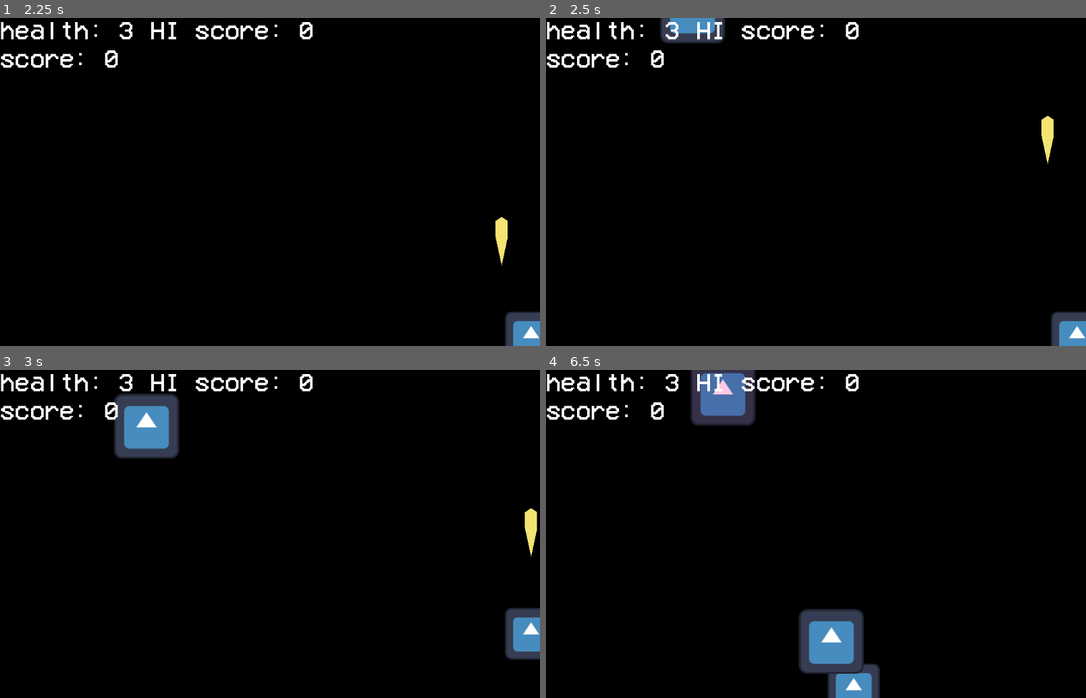
Above: before the commit, frames 1-4 (two rows, left to right).
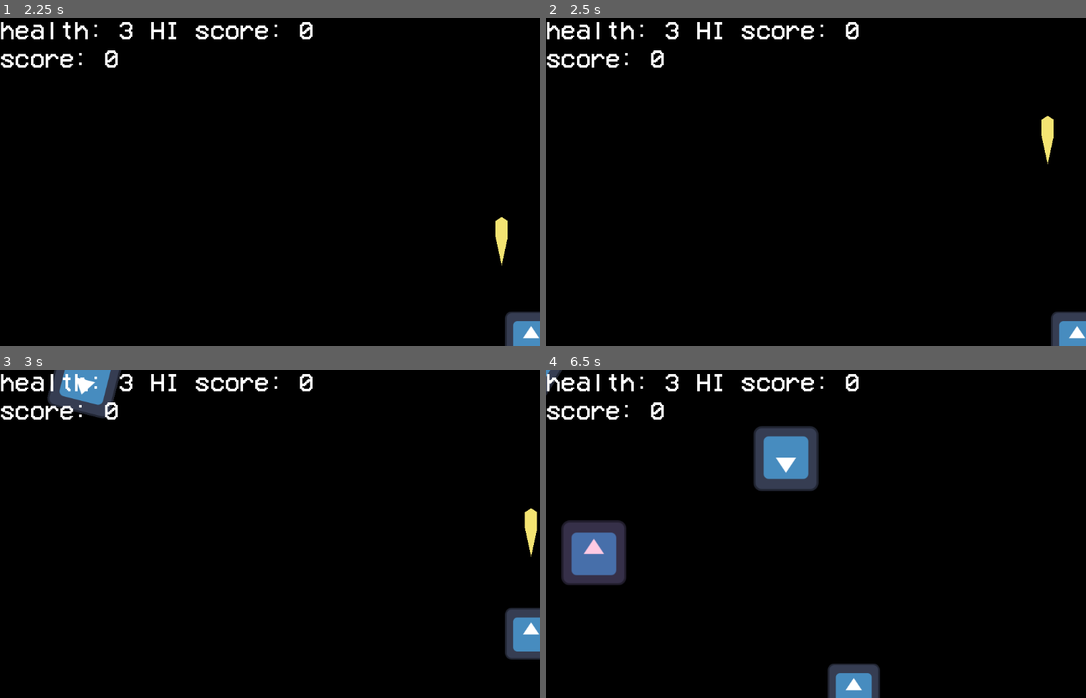
Above: after the commit, the same moments.

Repository: justinsly/shape-space
Game: Godot game, scene res://scenes/screens/titlescreen.tscn
The game is run twice, just before and just after one commit, with the same random seed, the same clock (stepped at 60 frames per second) and the same inputs. The engine's default icon, where the game draws it, is replaced by a stand-in: a white triangle on a blue panel in a dark square.
Inputs:
- Up to frame 1 (2.25 s): tap Enter at 0.5 s; hold Right (move_right) 0.53-1.28 s; hold Space (shoot) 0.53-1.28 s; hold Down (move_down) 1.28-2.03 s; tap Space (shoot) at 1.35 s; hold Right (move_right) from 2.03 s (still down); hold Space (shoot) from 2.03 s (still down)
- Up to frame 2 (2.5 s): keep holding Right (move_right); keep holding Space (shoot)
- Up to frame 3 (3 s): release Right (move_right) at 2.78 s; release Space (shoot) at 2.78 s; hold Up (move_up) from 2.78 s (still down); tap Space (shoot) at 2.85 s
- Up to frame 4 (6.5 s): release Up (move_up) at 3.53 s; hold Space (shoot) 3.53-4.28 s; hold Left (move_left) 3.53-5.03 s; tap Space (shoot) at 4.35, 5.85 s; hold Down (move_down) 5.03-5.78 s; hold Space (shoot) 5.03-5.78 s; hold Right (move_right) from 5.78 s (still down)

Frame 1 is identical in both runs. In frame 2, 0.8% of the frame differs, in the area x 21-34%, y 0-8%; in frame 3, 3.8%; in frame 4, 8.9%, in the area x 0-59%, y 0-93%.

Commit message:
adds a new spinning enemy type

Diff:
--- a/project.godot
+++ b/project.godot
@@ -96,6 +96,8 @@
 2d_physics/layer_2="player"
 2d_physics/layer_3="enemy"
 2d_physics/layer_4="wall border"
+2d_physics/layer_5="items"
+2d_physics/layer_6="spinstopper"
 
 [rendering]
 
--- a/scenes/entities/enemies/enemy.gd
+++ b/scenes/entities/enemies/enemy.gd
@@ -7,6 +7,7 @@
 
 signal damage_taken(dmg_amount: int, oldhealth: int) ## emitted by [method Enemy.take_damage]. [param dmg_amount] is the amount of damage that was dealt, [param oldhealth] is the health before the damage was dealt
 signal knockback_taken ## emitted by [method Enemy.take_knockback]
+signal initialized ## emitted by [method Enemy.initialize] by default unless if it was called with [param emit_init_signal] set to [param false]
 
 @export var max_health: int = 1 ## the starting health for the enemy
 @export var speed: int = 250 ## do i need to write a description for this
@@ -26,9 +27,11 @@
 	health = max_health
 
 ## normally should be run by whatever is handling the spawning of the enemies, repositions the enemy to the given [param startposx] and [param startposy] coordinates
-func initialize(startposx: float, startposy: float):
+func initialize(startposx: float, startposy: float, emit_init_signal: bool = true):
 	position.x = startposx
 	position.y = startposy
+	if emit_init_signal:
+		initialized.emit()
 
 ## emits [signal Enemy.damage_taken] and passes the [code]dmg[/code]
 ## argument to the said signal when called.[br]
@@ -57,10 +60,11 @@
 
 ## spawns [member Enemy.sceneboom] at the enemy position, drops the heal item if [param dropstuff] and [member Enemy.drop_heal_item_on_death] is true, adds [param score] to the player's score, and then deletes itself
 func explode(dropstuff: bool = true, overridescore: int = score):
-	var boom = sceneboom.instantiate()
+	var boom := sceneboom.instantiate()
 	boom.position = position
 	add_sibling(boom)
-	boom.act(boom_speed_mult)
+	if boom.has_method("act"):
+		boom.act(boom_speed_mult)
 	if drop_heal_item_on_death and playervars.health < 3 and dropstuff:
 		# if the player's health is not full, roll a chance to drop a healing item
 		if randf_range(0, 12) <= 4:
--- a/scenes/entities/enemies/enemyGeneric/base_enemy.tscn
+++ b/scenes/entities/enemies/enemyGeneric/base_enemy.tscn
@@ -4,9 +4,7 @@
 [ext_resource type="PackedScene" uid="uid://bg3heqwjv2ran" path="res://scenes/effects/boom/boom.tscn" id="2_l1vo8"]
 [ext_resource type="PackedScene" uid="uid://5gspo75v0t7a" path="res://scenes/items/heal/itemheal.tscn" id="3_0imhs"]
 [ext_resource type="Texture2D" uid="uid://dvq8cogv61wwb" path="res://icon.svg" id="4_0ln7m"]
-
-[sub_resource type="RectangleShape2D" id="RectangleShape2D_e0gqf"]
-size = Vector2(124.444, 124.444)
+[ext_resource type="Shape2D" uid="uid://dbjqyi1lr8ujd" path="res://scenes/entities/enemies/resources/basicenemycollision.tres" id="4_bsmmt"]
 
 [node name="BaseEnemy" type="Area2D" unique_id=1519813947 node_paths=PackedStringArray("knock_timer") groups=["enemy"]]
 collision_layer = 4
@@ -21,7 +19,7 @@
 
 [node name="CollisionShape2D" type="CollisionShape2D" parent="." unique_id=287658904]
 position = Vector2(2.11928e-06, 2.11928e-06)
-shape = SubResource("RectangleShape2D_e0gqf")
+shape = ExtResource("4_bsmmt")
 
 [node name="Sprite2D" type="Sprite2D" parent="." unique_id=486908284]
 texture = ExtResource("4_0ln7m")
--- /dev/null
+++ b/scenes/entities/enemies/enemySpinner/enemy_spinner.gd
@@ -0,0 +1,76 @@
+extends Enemy
+
+@export var spinstopper : PackedScene
+@export var max_magicnum_value := 25 ## you normally shouldnt need to change this...
+var magicnumber := randi_range(1, max_magicnum_value)
+var spinning = false
+var moving = false
+
+func _on_initialized():
+	await ready
+	for scene in get_tree().get_nodes_in_group("spinstopper"):
+		if !scene.has_meta("collisionID"):
+			continue
+		while scene.get_meta("collisionID") == magicnumber:
+			magicnumber = randi_range(1, max_magicnum_value)
+	if position.x < 512:
+		dothespin(0)
+	else:
+		dothespin(1)
+
+func dothespin(dir: int = 0):
+	var spinstopspot = spinstopper.instantiate()
+	spinstopspot.set_meta("collisionID", magicnumber)
+	spinstopspot.position = Vector2(position)
+	add_sibling(spinstopspot)
+	activate_spinstopper(2, spinstopspot)
+	if dir <= 0:
+		rotation -= 0.8
+	else:
+		rotation += 0.8
+	spinning = true
+
+	if dir <= 0:
+		while spinning:
+			var delta = get_process_delta_time()
+			if get_tree().is_paused():
+				await get_tree().create_timer(delta).timeout
+				continue
+			var movedir = Vector2.UP.rotated(rotation) * speed
+			rotation -= PI * delta
+			position += movedir * delta
+			await get_tree().create_timer(delta).timeout
+	else:
+		while spinning:
+			var delta = get_process_delta_time()
+			if get_tree().is_paused():
+				await get_tree().create_timer(delta).timeout
+				continue
+			var movedir = Vector2.UP.rotated(rotation) * speed
+			rotation += PI * delta
+			position += movedir * delta
+			await get_tree().create_timer(delta).timeout
+
+func _process(delta: float):
+	if moving:
+		position.y += speed * delta
+
+func _on_visible_on_screen_notifier_2d_screen_exited():
+	queue_free()
+
+func activate_spinstopper(delay: float, thenode):
+	await get_tree().create_timer(delay).timeout
+	thenode.set_collision_layer_value(6, true)
+	thenode.monitorable = true
+
+
+func _on_area_entered(area: Area2D):
+	if area.has_meta("collisionID") && area.get_meta("collisionID") == magicnumber:
+		print("trying to stop spinning")
+		spinning = false
+		moving = true
+		rotation_degrees = 180.0
+
+func _on_damage_taken(_dmg_amount, _oldhealth):
+	if health <= 0:
+		explode(false)
--- /dev/null
+++ b/scenes/entities/enemies/enemySpinner/enemy_spinner.tscn
@@ -0,0 +1,31 @@
+[gd_scene format=3 uid="uid://clqx6603fgujg"]
+
+[ext_resource type="Script" uid="uid://ovv4him74fva" path="res://scenes/entities/enemies/enemySpinner/enemy_spinner.gd" id="1_y1qkv"]
+[ext_resource type="PackedScene" uid="uid://0jhpw3jidl3x" path="res://scenes/entities/enemies/enemySpinner/spinstopspot.tscn" id="2_epdbv"]
+[ext_resource type="PackedScene" uid="uid://bg3heqwjv2ran" path="res://scenes/effects/boom/boom.tscn" id="2_pijsf"]
+[ext_resource type="Texture2D" uid="uid://dvq8cogv61wwb" path="res://icon.svg" id="2_y1qkv"]
+[ext_resource type="Shape2D" uid="uid://dbjqyi1lr8ujd" path="res://scenes/entities/enemies/resources/basicenemycollision.tres" id="3_pijsf"]
+
+[node name="Enemy_spinner" type="Area2D" unique_id=1415852988 groups=["enemy"]]
+collision_layer = 4
+collision_mask = 34
+script = ExtResource("1_y1qkv")
+spinstopper = ExtResource("2_epdbv")
+max_health = 2
+speed = 500
+score = 3
+sceneboom = ExtResource("2_pijsf")
+
+[node name="CollisionShape2D" type="CollisionShape2D" parent="." unique_id=964575153]
+shape = ExtResource("3_pijsf")
+
+[node name="Sprite2D" type="Sprite2D" parent="." unique_id=317218262]
+texture = ExtResource("2_y1qkv")
+
+[node name="VisibleOnScreenNotifier2D" type="VisibleOnScreenNotifier2D" parent="." unique_id=1516917473]
+rect = Rect2(-192, -192, 384, 392)
+
+[connection signal="area_entered" from="." to="." method="_on_area_entered"]
+[connection signal="damage_taken" from="." to="." method="_on_damage_taken"]
+[connection signal="initialized" from="." to="." method="_on_initialized"]
+[connection signal="screen_exited" from="VisibleOnScreenNotifier2D" to="." method="_on_visible_on_screen_notifier_2d_screen_exited"]
--- /dev/null
+++ b/scenes/entities/enemies/enemySpinner/spinstopspot.tscn
@@ -0,0 +1,14 @@
+[gd_scene format=3 uid="uid://0jhpw3jidl3x"]
+
+[sub_resource type="RectangleShape2D" id="RectangleShape2D_4mxa8"]
+size = Vector2(128, 16)
+
+[node name="Spinstopspot" type="Area2D" unique_id=1269444195 groups=["spinstopper"]]
+collision_layer = 0
+collision_mask = 4
+monitorable = false
+metadata/collisionID = 0
+
+[node name="CollisionShape2D" type="CollisionShape2D" parent="." unique_id=1519941658]
+shape = SubResource("RectangleShape2D_4mxa8")
+debug_color = Color(0.18039216, 0.6431373, 0, 0.2627451)
--- /dev/null
+++ b/scenes/entities/enemies/resources/basicenemycollision.tres
@@ -0,0 +1,4 @@
+[gd_resource type="RectangleShape2D" format=3 uid="uid://dbjqyi1lr8ujd"]
+
+[resource]
+size = Vector2(124.444, 124.444)
--- a/scenes/screens/main.gd
+++ b/scenes/screens/main.gd
@@ -24,13 +24,10 @@
 	var sceneenemy = spawnable_enemies.pick_random()
 	if randi_range(1, 10) == 10:
 		sceneenemy = spawnable_enemies.pick_random() # change this to rare_spawnable_enemies once we actually add enemies to that list
-	else:
-		sceneenemy = spawnable_enemies.pick_random()
 	#print(sceneenemy)
 	var enemy = sceneenemy.instantiate()
 	enemy.initialize(randf_range(16.0, 1048.0), -47)
 	add_child(enemy)
-
 
 func _on_player_hit():
 	$HUD/HealthLabel.text = "health: %s" % playervars.health
--- a/scenes/screens/main.tscn
+++ b/scenes/screens/main.tscn
@@ -4,6 +4,7 @@
 [ext_resource type="PackedScene" uid="uid://cynekxynk6jro" path="res://scenes/entities/player/player.tscn" id="1_ig7tw"]
 [ext_resource type="PackedScene" uid="uid://bghrp62um8uew" path="res://scenes/entities/enemies/enemyGeneric/base_enemy.tscn" id="2_2vgtk"]
 [ext_resource type="PackedScene" uid="uid://bc30wi8bxf4bw" path="res://scenes/entities/enemies/enemyMinitank/enemy_minitank.tscn" id="3_tkjme"]
+[ext_resource type="PackedScene" uid="uid://clqx6603fgujg" path="res://scenes/entities/enemies/enemySpinner/enemy_spinner.tscn" id="4_ftx24"]
 [ext_resource type="Theme" uid="uid://dpxoi6db5uese" path="res://resources/biguitext_theme.tres" id="4_lquwl"]
 [ext_resource type="Script" uid="uid://ka2g0ttpsknb" path="res://scoremanager.gd" id="5_lquwl"]
 [ext_resource type="Script" uid="uid://wrj2frje2cqb" path="res://pausehandler.gd" id="6_7mycd"]
@@ -16,7 +17,7 @@
 
 [node name="Main" type="Node" unique_id=399326169]
 script = ExtResource("1_h2yge")
-spawnable_enemies = Array[PackedScene]([ExtResource("2_2vgtk"), ExtResource("3_tkjme")])
+spawnable_enemies = Array[PackedScene]([ExtResource("2_2vgtk"), ExtResource("3_tkjme"), ExtResource("4_ftx24")])
 
 [node name="Player" parent="." unique_id=1550446609 instance=ExtResource("1_ig7tw")]
 position = Vector2(576, 553)
Not shown, added: scenes/entities/enemies/enemySpinner/enemy_spinner.gd.uid
